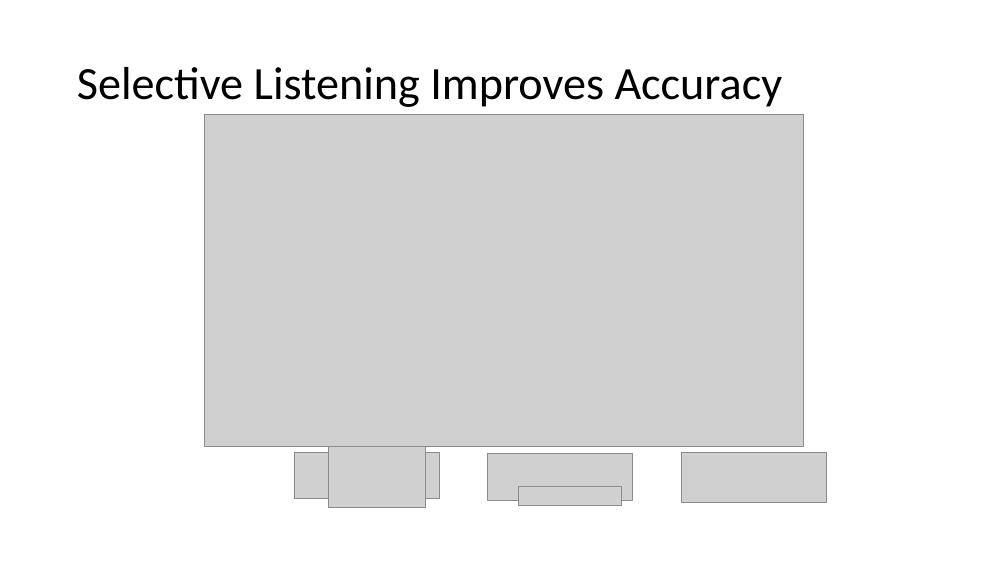
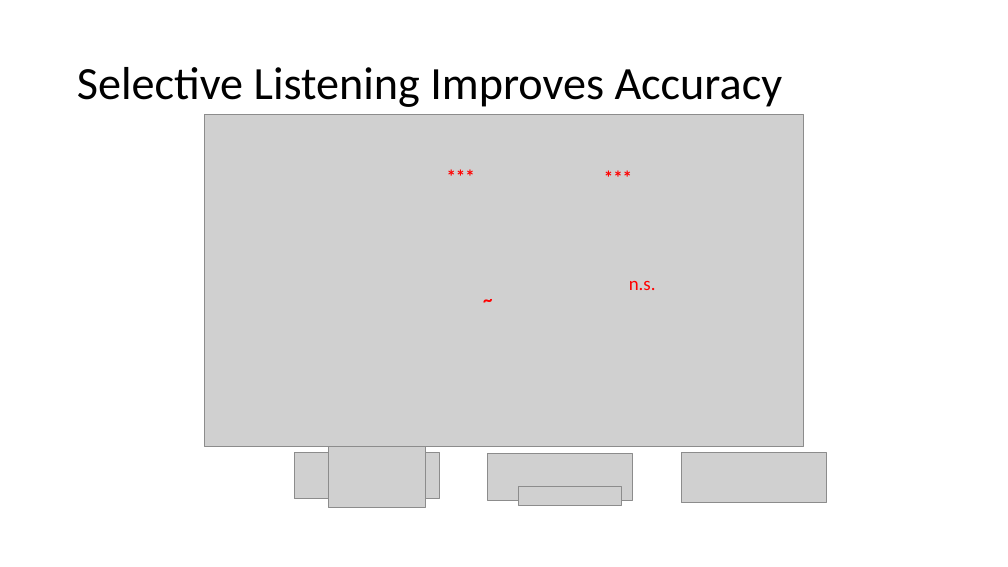
Before and after one commit to haberdashPI/german_track, a slide deck: slide 46 of presentations/ARO_2021/adapting_auditory_attention.pptx (slide 41 before the commit). Drawn at 1008x567 pixels with LibreOffice and Linux fonts; fonts in the diff are those of the drawing; grey boxes stand for pictures. Boxes give left, top, right and bottom in pixels: in the first picture for what was removed or moved away, otherwise in the second. Text is boxed around its words. In the diff, an @@ line names an element or a change of style, - is before the commit and + after.

```diff
--- a/presentations/ARO_2021/adapting_auditory_attention.pptx
+++ b/presentations/ARO_2021/adapting_auditory_attention.pptx
@@ text added at (439, 160, 483, 191), 18 pt, text #FF0000, bold @@
+***
@@ text added at (597, 163, 640, 193), 18 pt, text #FF0000, bold @@
+***
@@ text added at (476, 284, 501, 314), 18 pt, text #FF0000, bold @@
+~
@@ text added at (629, 281, 656, 290), 18 pt, text #FF0000 @@
+n.s.
```
Also in this commit, not shown: 4 other slides changed, 27 slides added, 22 slides removed.
